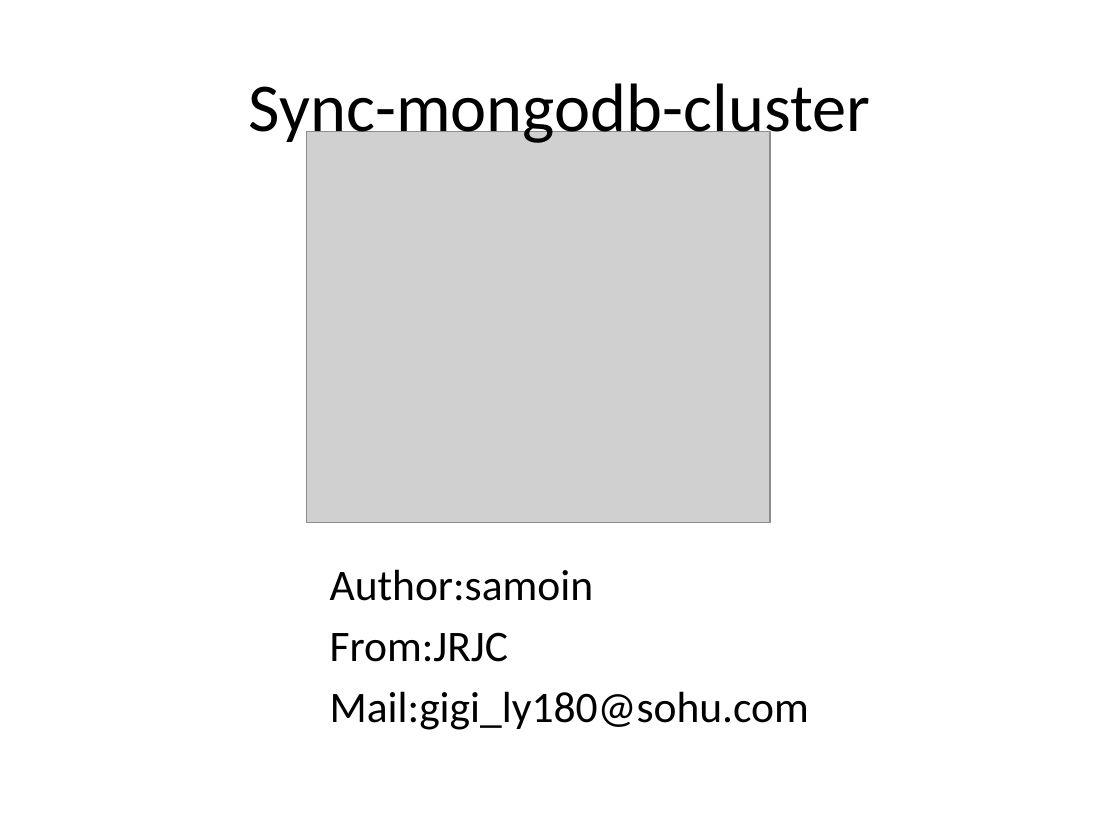
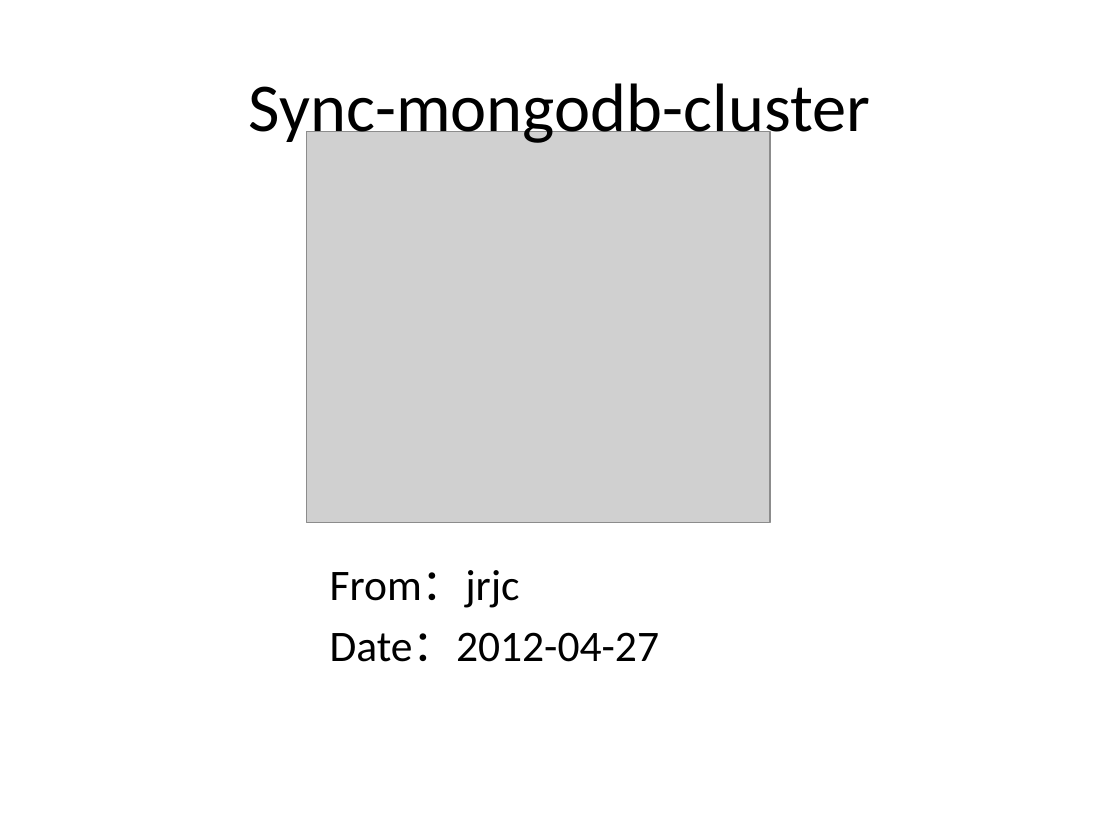
Before and after one commit to samoin/sync-mongodb-clusters, a slide deck: slide 1 of nodejs sync mongodb-cluster.pptx. Drawn at 1120x840 pixels with LibreOffice and Linux fonts; fonts in the diff are those of the drawing; grey boxes stand for pictures; background and template pictures are left out. Boxes give left, top, right and bottom in pixels: in the first picture for what was removed or moved away, otherwise in the second. Text is boxed around its words. In the diff, an @@ line names an element or a change of style, - is before the commit and + after.

```diff
--- a/nodejs sync mongodb-cluster.pptx
+++ b/nodejs sync mongodb-cluster.pptx
@@ text at [330, 570, 659, 662]: text changed @@
-  Author:samoin
-  From:JRJC
-  Mail:gigi_ly180@sohu.com
+  From：jrjc
+  Date：2012-04-27
```
Also in this commit, not shown: 6 other slides changed, 1 slide added, 3 other files.
